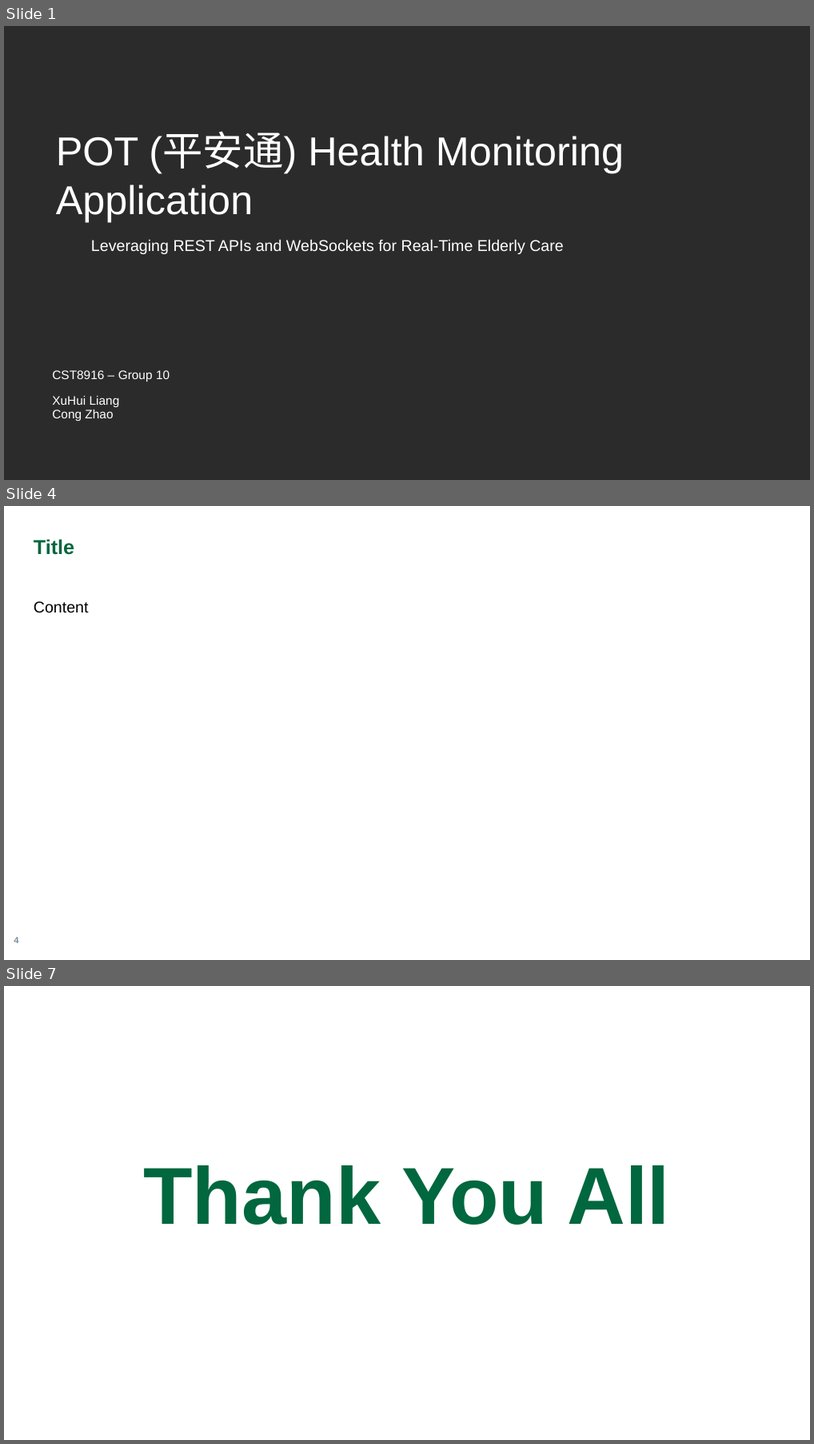
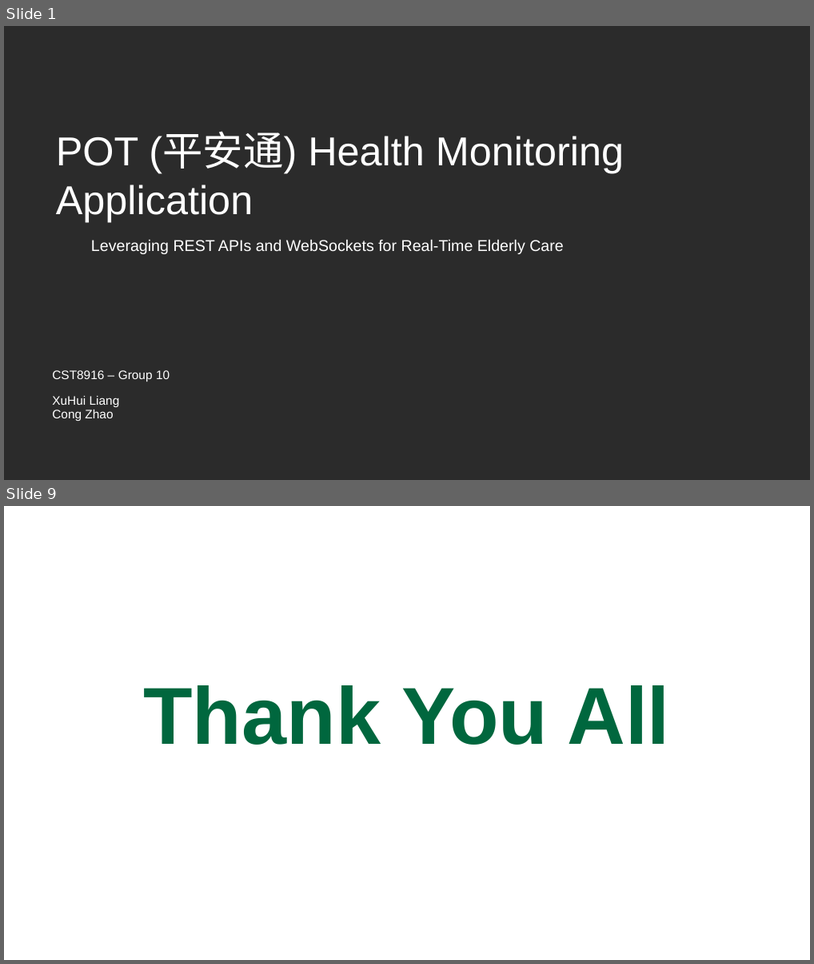
Before and after one commit to lian0138/CST8916_Assignment_1, a slide deck: Presentation.pptx. Shown one above the other, each under a label of ours: slides 1, 4 and 7 before the commit, slides 1 and 9 after it; the slides between them are not shown. The pictures are 814x1444 and 814x964 pixels, drawn with LibreOffice and Linux fonts; fonts in the diff are those of the drawing; background and template pictures are left out; a plain dark background stands for a picture behind light text. Boxes give left, top, right and bottom in pixels: in the first picture for what was removed or moved away, otherwise in the second. Text is boxed around its words. In the diff, an @@ line names an element or a change of style, - is before the commit and + after.

```diff
--- a/Presentation.pptx
+++ b/Presentation.pptx
@@ slide 4 removed at (4, 506, 810, 960), background #FFFFFF @@
@@ text removed at (34, 539, 74, 555) @@
-Title
@@ text removed at (34, 601, 89, 613) @@
-Content
@@ page number removed at (14, 936, 18, 943) @@
-4
@@ what was slide 7 is now slide 9 @@
```
Also in this commit, not shown: 1 slide changed, 6 slides added, 3 other slides removed, 2 other files.
